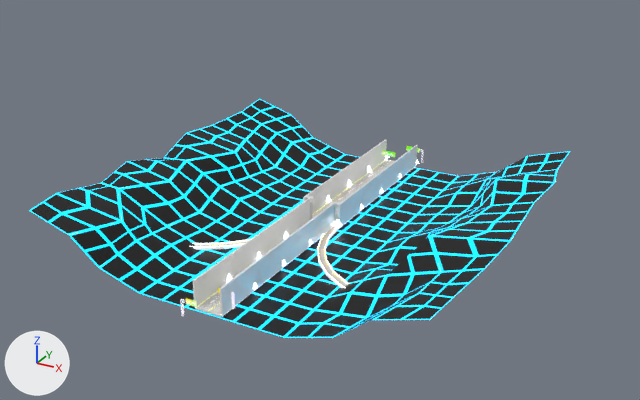
An edit to the FBX model Assets/FBX/Environment/Roads/RoadLevel2Last.fbx, drawn before and after from the same camera.
Rendered twice from a 50 mm lens placed at (399.0, -928.0, 390.0), pointed at (-37.0, -136.0, -6.0). The axes (+X, +Y, +Z) are drawn at lower left. The lights are the same throughout. Objects named as collision shapes, trigger or cutter boxes, shadow casters or lower levels of detail are left out. Where no turn or scale is listed for an object, it has been applied to the vertices.

In view in the first picture: 'RoadLevel2Last', 'RoadLevel2Last_GR', 'RoadLevel2Last_cldr', 'RoadLevel2Last_cldr_walls'.
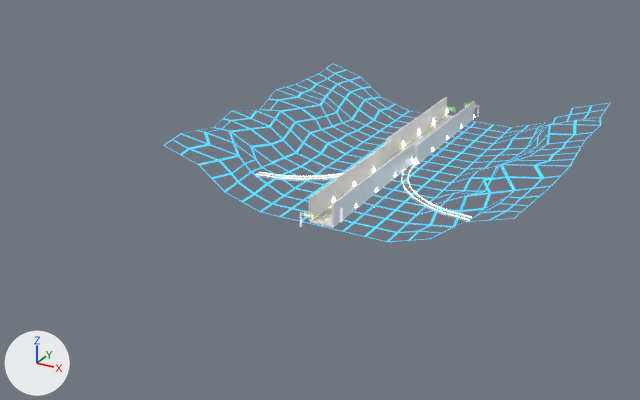
Location of each change, (x1, y1, x2, y2) in pixels of the pictures (640 x 400 px; the box of a moved part takes in the faces that stretch with it):
'RoadLevel2Last', deleted: before (29, 99, 570, 338)
'RoadLevel2Last_cldr_walls', reshaped (26% narrower, 27% shorter): before (193, 139, 418, 315); after (309, 97, 475, 226)
'RoadLevel2Last_cldr', reshaped (28% narrower, 28% shorter): before (196, 159, 394, 317); after (310, 115, 453, 228)
'RoadLevel2Last_LOD0', added: after (199, 83, 604, 227)
'RoadLevel2Last_GR', mesh moved: before (227, 156, 419, 289); after (332, 109, 476, 208)
part 2 of me_cube_013, moved or reshaped: before (303, 139, 418, 228); after (309, 97, 475, 226)
part 3 of me_cube_013, deleted: before (193, 198, 334, 315)

Patch to the scene script:
```diff
--- a/Assets/FBX/Environment/Roads/RoadLevel2Last.fbx.py
+++ b/Assets/FBX/Environment/Roads/RoadLevel2Last.fbx.py
@@ mat_retrouniversal @@
 n4.image = img_retroatlas_maingame_png
+n5 = _N.new('ShaderNodeTexImage'); n5.name = 'Image Texture.003'
+n5.image = img_retroatlas_maingame_png
 _L.new(n2.outputs[0], n0.inputs[0])  # 'Color' to 'Base Color'
@@ mat_retrouniversal @@
 n0 = _N.new('ShaderNodeBsdfPrincipled'); n0.name = 'Principled BSDF'
 _L.new(n0.outputs[0], n1.inputs[0])  # 'BSDF' to 'Surface'
+_L.new(n5.outputs[0], n0.inputs[4])  # 'Color' to 'Alpha'
@@ me_cube_012 @@
 # used by ob_roadlevel2last_cldr; location = (0.0, 0.0, 0.0)
-me_cube_012.from_pydata(...)  # 16 vertices, 12 faces; spans x -19.0..19.0, y -400.0..0.0, z -2.0..0.0
+me_cube_012.from_pydata(...)  # 20 vertices, 16 faces; spans x -19.0..19.0, y -200.0..200.0, z -2.0..0.0
+# me_cube_012 part 4
+# 8 vertices are removed from x -19.0..19.0, y -400.0..-200.0, z -2.0..0.0
+# 12 faces are deleted
+# 12 vertices are added at x -19.0..19.0, y 0.0..200.0, z -2.0..0.0
+# 16 new faces join them
@@ me_plane_009 @@
 me_plane_009.from_pydata(...)  # 128 vertices, 96 faces; spans x -23.0..23.0, y -352.0..2.0, z 2.0..9.0
 # used by ob_roadlevel2last_gr; location = (0.0, 0.0, 0.0)
+# me_plane_009 part 1: the whole mesh is moved by (0.0, 200.0, 0.0)
 me_plane_009.materials.append(mat_retrogodray)
@@ me_cube_013 @@
 # used by ob_roadlevel2last_cldr_walls; location = (0.0, 0.0, 0.0)
-me_cube_013.from_pydata(...)  # 40 vertices, 40 faces; spans x -21.0..21.0, y -400.0..0.0, z 0.0..26.0
+me_cube_013.from_pydata(...)  # 40 vertices, 36 faces; spans x -21.0..21.0, y -200.0..200.0, z 0.0..26.0
+# me_cube_013 part 2: 20 vertices removed from x -21.0..21.0, y -200.0..0.0, z 0.0..26.0; 28 vertices added at x -21.0..21.0, y 0.0..200.0, z 0.0..26.0
+# me_cube_013 part 3: 8 vertices removed from x -15.0..15.0, y -400.0, z 0.0..26.0
@@ me_plane_008_1 @@
+me_plane_008_1.from_pydata(...)  # 3817 vertices, 3644 faces; spans x -213.0..213.0, y -216.0..216.0, z -4.0..53.0
+me_plane_008_1.materials.append(mat_retrouniversal)
@@ ob_roadlevel2last @@
-ob_roadlevel2last = bpy.data.objects.new('RoadLevel2Last', me_plane_008)
-ob_roadlevel2last.location = (0.0, 0.0, 0.0)
@@ ob_roadlevel2last_lod0 @@
+ob_roadlevel2last_lod0 = bpy.data.objects.new('RoadLevel2Last_LOD0', me_plane_008_1)
+ob_roadlevel2last_lod0.location = (0.0, 0.0, 0.0)
```
